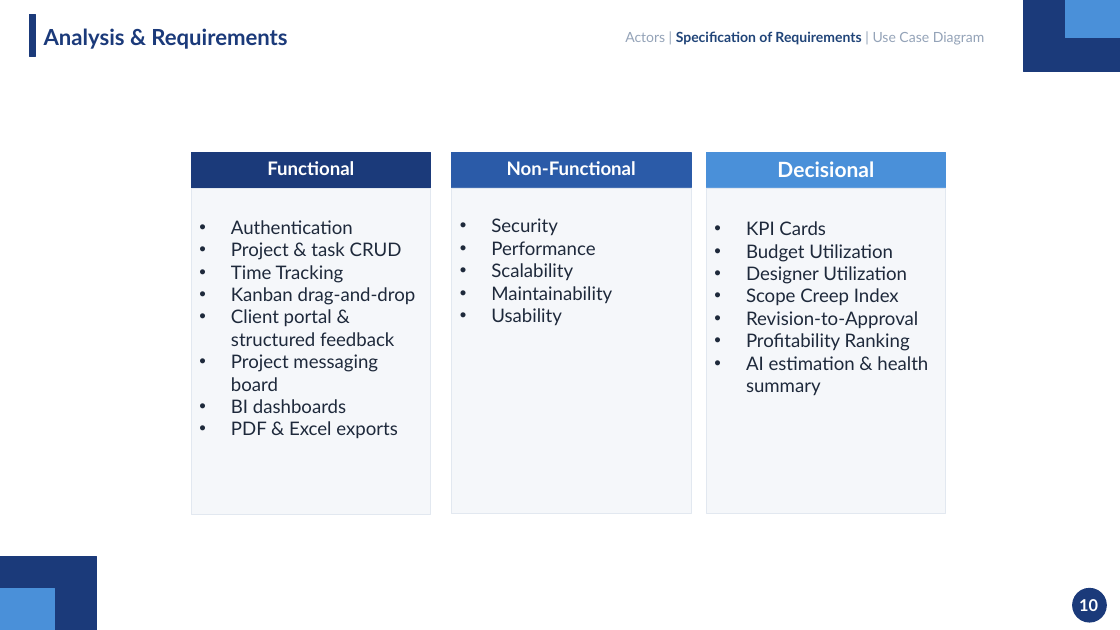
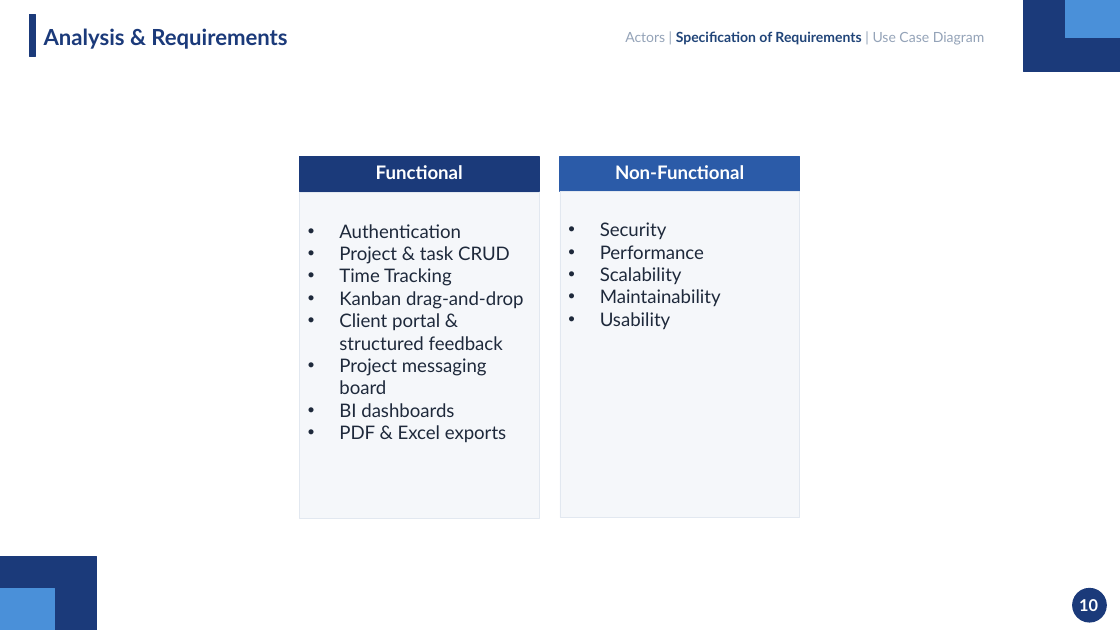
Before and after one commit to mahdi000666/DesignFlow, a slide deck: slide 10 of docs/Presentation.pptx. Drawn at 1120x630 pixels with LibreOffice and Linux fonts; fonts in the diff are those of the drawing. Boxes give left, top, right and bottom in pixels: in the first picture for what was removed or moved away, otherwise in the second. Text is boxed around its words. In the diff, an @@ line names an element or a change of style, - is before the commit and + after.

```diff
--- a/docs/Presentation.pptx
+++ b/docs/Presentation.pptx
@@ rectangle removed at [707, 153, 946, 188] @@
-Decisional
@@ 4 rectangles, 2 texts: place and size @@
-4 rectangles, 2 texts at [192, 153, 691, 515]
+4 rectangles, 2 texts at [300, 156, 800, 518]
@@ rectangle removed at [707, 188, 946, 514] @@
-• KPI Cards
-• Budget Utilization
-• Designer Utilization
-• Scope Creep Index
-• Revision-to-Approval
-• Profitability Ranking
-• AI estimation & health summary
```
Also in this commit, not shown: 25 other slides changed, 1 slide added, 1 other file.
